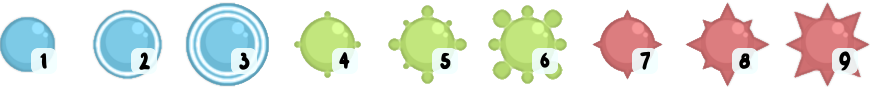
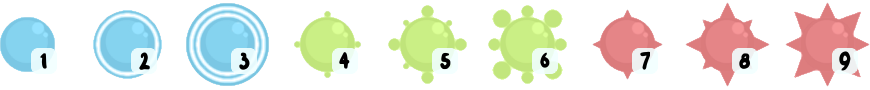
The second 870x90 image is a revision of the first. Changes to its layers:
painted on "Hotkeys_Squares" over <box>31,48,858,74</box>
hid "Border" over <box>0,2,870,87</box>
painted on "ColorFilter" over <box>1,3,869,86</box>
showed "old_base copy", painted on it over <box>0,2,870,87</box>
hid "old_base" over <box>0,2,870,87</box>
